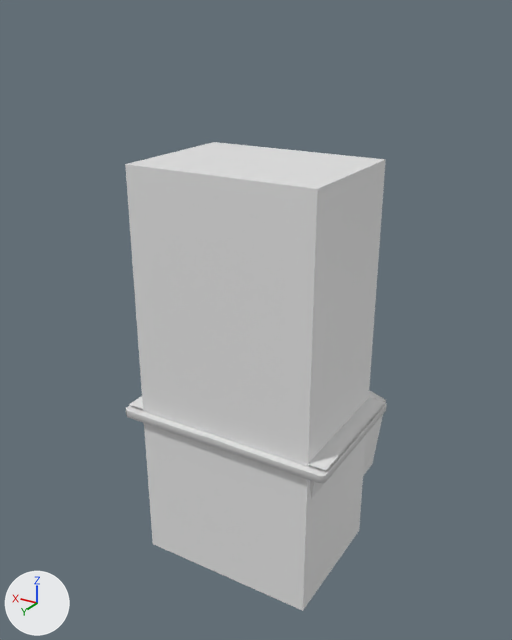
A saved change to the FBX model Assets/Resources/Cabinets/PreFab/cocktailMesh.fbx.
Rendered twice from a camera (50 mm lens) standing at (-1.22, 2.04, 2.01) and looking at (0.1, -0.16, 0.91). Lighting does not change. The marker at lower left points along +X, +Y and +Z. Where no turn or scale is listed for an object, it has been applied to the vertices.

The first picture shows 'base', 'bezel', 'blocker', 'top'.
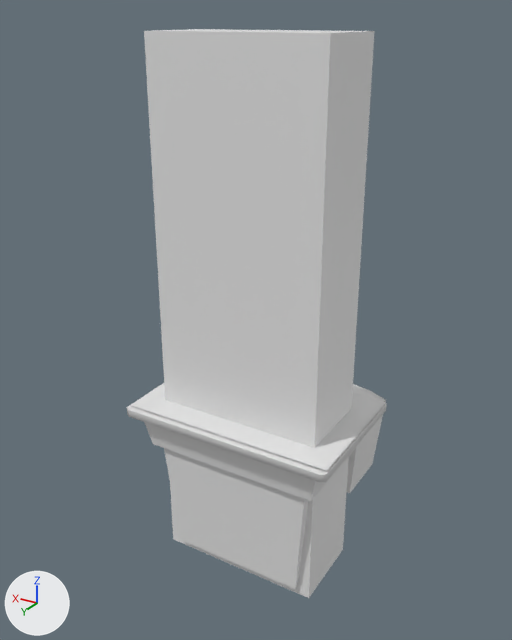
Where the newer file only moved an object's origin or applied its transform, the numbers keep the older frame.

The change, as a diff of the scene's bpy script:
```diff
--- a/Assets/Resources/Cabinets/PreFab/cocktailMesh.fbx.py
+++ b/Assets/Resources/Cabinets/PreFab/cocktailMesh.fbx.py
@@ ob_bezel @@
 ob_bezel = bpy.data.objects.new('bezel', me_plane_013)
-ob_bezel.location = (0.0, 0.0, 0.64)
-ob_bezel.scale = (0.416, 0.26, 1.0)
+ob_bezel.location = (-0.003, 0.001, 0.637)
+ob_bezel.scale = (0.414, 0.257, 1.0)
@@ ob_blocker @@
 ob_blocker = bpy.data.objects.new('blocker', me_cube)
-ob_blocker.location = (0.0, 0.0, 0.779)
-ob_blocker.scale = (0.349, 0.258, 0.779)
+ob_blocker.location = (0.0, 0.0, 0.961)
+ob_blocker.scale = (0.322, 0.156, 1.0)
```

Boxes (x1, y1, x2, y2) around the edits, measured in the pictures (512 x 640 px):
'blocker', moved, rescaled (11% narrower, 21% taller): before (125, 142, 386, 611); after (144, 29, 375, 598)
'bezel', moved, rescaled: before (129, 396, 385, 470); after (131, 383, 385, 471)
'base', unchanged, uncovered by the edit: before (126, 397, 387, 499); after (127, 404, 387, 589)
